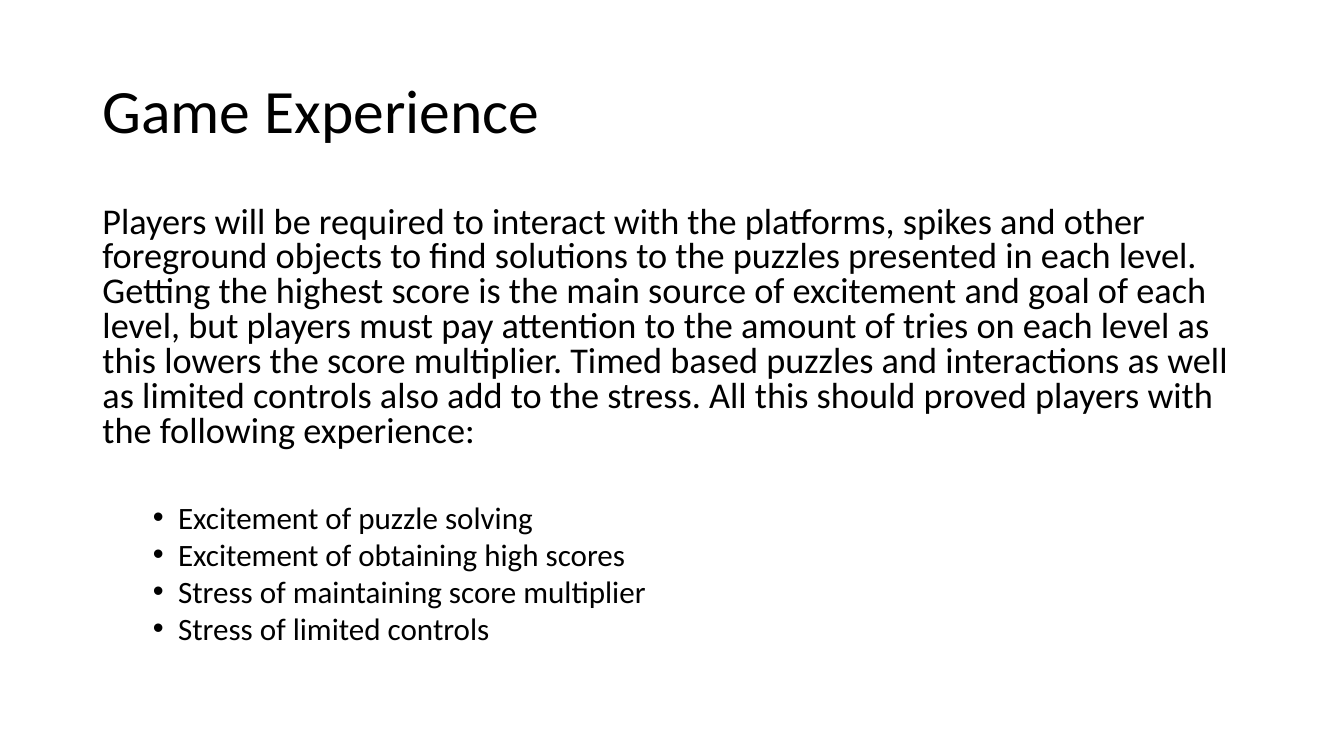
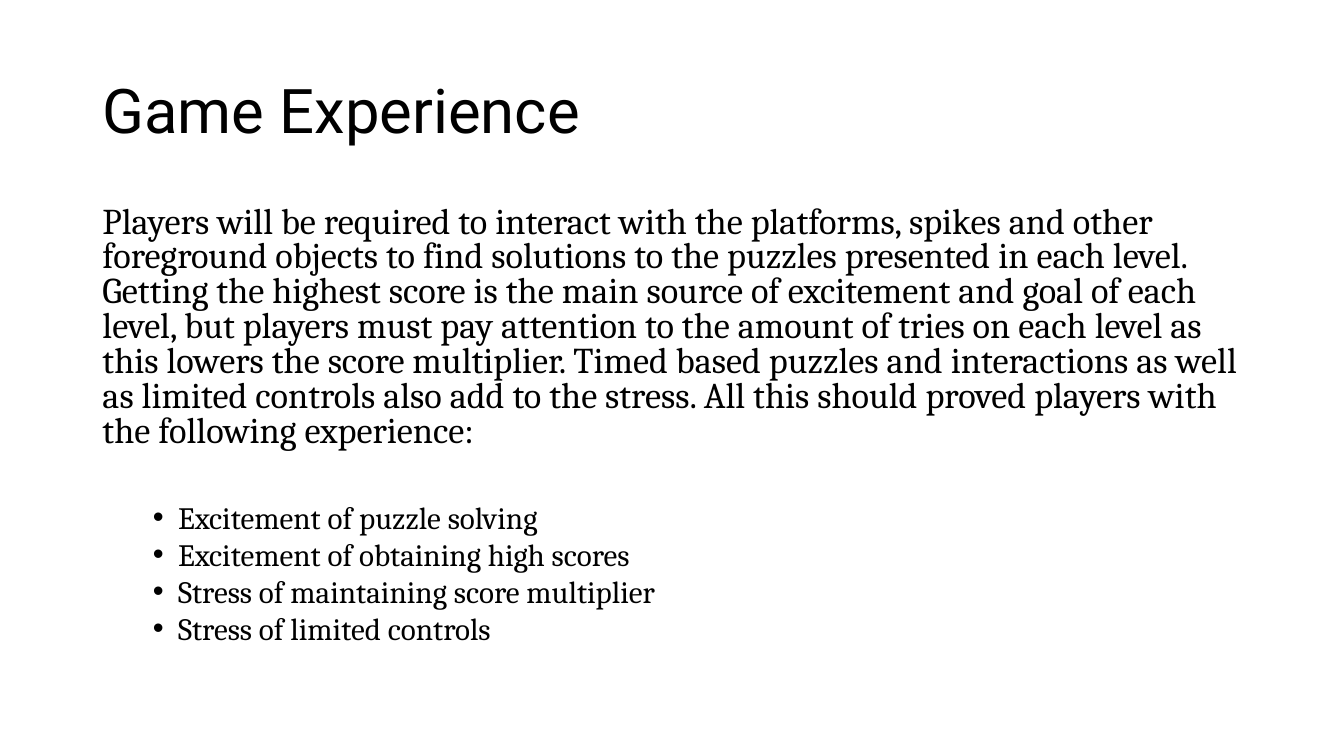
Before and after one commit to symbol24/Project-G-W, a slide deck: slide 4 of Project Game & Watch.pptx (slide 3 before the commit). Drawn at 1344x756 pixels with LibreOffice and Linux fonts; fonts in the diff are those of the drawing; background and template pictures are left out. Boxes give left, top, right and bottom in pixels: in the first picture for what was removed or moved away, otherwise in the second. Text is boxed around its words. In the diff, an @@ line names an element or a change of style, - is before the commit and + after.

```diff
--- a/Project Game & Watch.pptx
+++ b/Project Game & Watch.pptx
@@ title "Game Experience" at (x1=102, y1=88, x2=580, y2=146): font Calibri to Roboto @@
@@ text "Players will be required to ..." at (x1=102, y1=208, x2=1237, y2=641): font Calibri to Cambria @@
```
Also in this commit, not shown: 7 other slides changed, 1 slide added, 5 other files.
